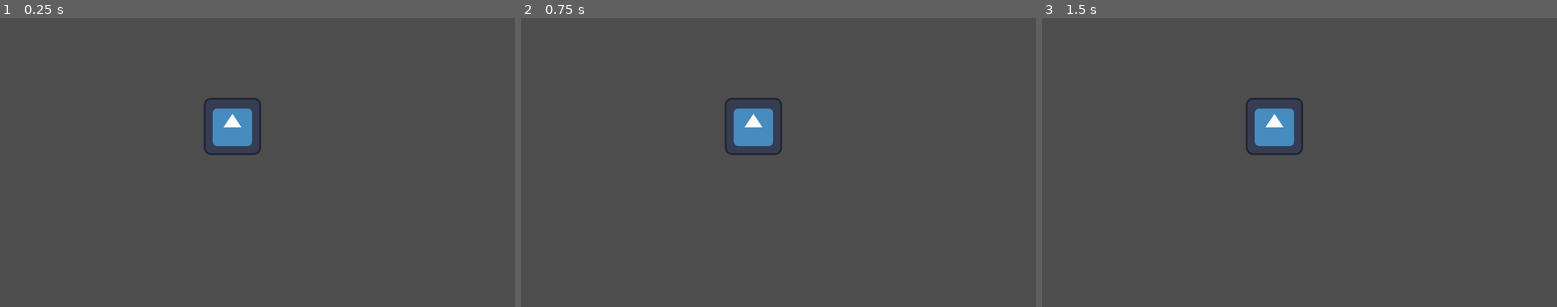
Above: before the commit, frames 1-3 (left to right).
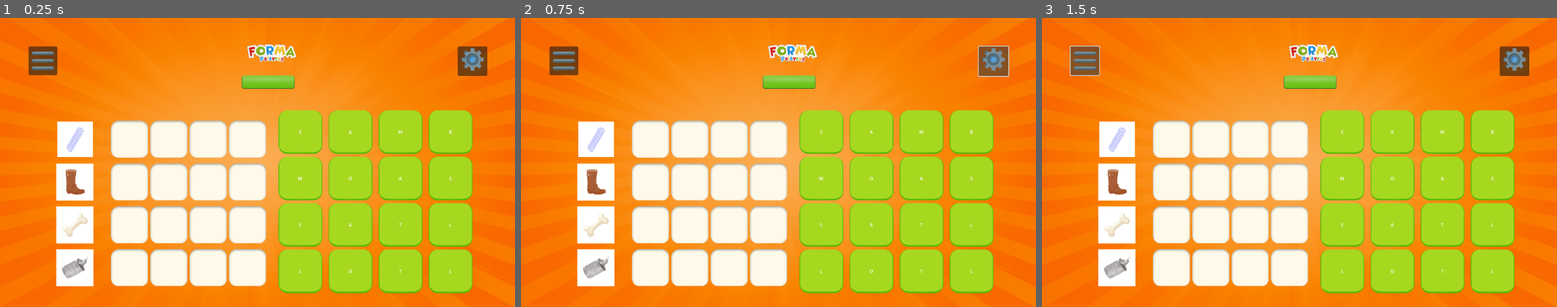
Above: after the commit, the same moments.

Repository: andersonritta/forma_palavra_1
Game: Godot game, scene res://scenes/game_scene.tscn
Two runs of this game, one before a commit and one after it. Both use one fixed random seed, a clock stepped at 60 frames per second and the inputs below. This scene is started directly instead of the project's main scene. The engine's default icon, where the game draws it, is replaced by a stand-in: a white triangle on a blue panel in a dark square.
Inputs (mouse positions are in pixels of both pictures, inside the frame that each line leads up to):
- Up to frame 1 (0.25 s): no input
- Up to frame 2 (0.75 s): click (994, 61) at 0.52 s
- Up to frame 3 (1.5 s): click (1083, 61) at 1.27 s

The runs differ from the first frame. In frame 1, 100% of the frame differs, in the area x 0-100%, y 0-100%; in frame 2, 100%; in frame 3, 100%.

Commit message:
feat: adicionando game scene

Diff:
--- /dev/null
+++ b/credits.tscn
@@ -0,0 +1,3 @@
+[gd_scene format=3 uid="uid://bhxbev57fkinn"]
+
+[node name="Credits" type="CanvasLayer"]
--- a/project.godot
+++ b/project.godot
@@ -15,6 +15,10 @@
 config/features=PackedStringArray("4.3", "Mobile")
 config/icon="res://icon.svg"
 
+[autoload]
+
+Credits="*res://credits.tscn"
+
 [rendering]
 
 renderer/rendering_method="mobile"
--- /dev/null
+++ b/scenes/game_scene.gd
@@ -0,0 +1,100 @@
+extends Node2D
+
+# Lista de palavras e imagens
+var palavras = [
+	{"imagem": "res://assets/imgs/cards/imagem_bala.webp", "palavra": "BALA"},
+	{"imagem": "res://assets/imgs/cards/imagem_boca.webp", "palavra": "BOCA"},
+	{"imagem": "res://assets/imgs/cards/imagem_bola.webp", "palavra": "BOLA"},
+	{"imagem": "res://assets/imgs/cards/imagem_bolo.webp", "palavra": "BOLO"},
+	{"imagem": "res://assets/imgs/cards/imagem_bone.webp", "palavra": "BONE"},
+	{"imagem": "res://assets/imgs/cards/imagem_bota.webp", "palavra": "BOTA"},
+	{"imagem": "res://assets/imgs/cards/imagem_casa.webp", "palavra": "CASA"},
+	{"imagem": "res://assets/imgs/cards/imagem_copo.webp", "palavra": "COPO"},
+	{"imagem": "res://assets/imgs/cards/imagem_dado.webp", "palavra": "DADO"},
+	{"imagem": "res://assets/imgs/cards/imagem_faca.webp", "palavra": "FACA"},
+	{"imagem": "res://assets/imgs/cards/imagem_foca.webp", "palavra": "FOCA"},
+	{"imagem": "res://assets/imgs/cards/imagem_fogo.webp", "palavra": "FOGO"},
+	{"imagem": "res://assets/imgs/cards/imagem_lata.webp", "palavra": "LATA"},
+	{"imagem": "res://assets/imgs/cards/imagem_leao.webp", "palavra": "LEÃO"},
+	{"imagem": "res://assets/imgs/cards/imagem_lixo.webp", "palavra": "LIXO"},
+	{"imagem": "res://assets/imgs/cards/imagem_lobo.webp", "palavra": "LOBO"},
+	{"imagem": "res://assets/imgs/cards/imagem_luva.webp", "palavra": "LUVA"},
+	{"imagem": "res://assets/imgs/cards/imagem_mala.webp", "palavra": "MALA"},
+	{"imagem": "res://assets/imgs/cards/imagem_meia.webp", "palavra": "MEIA"},
+	{"imagem": "res://assets/imgs/cards/imagem_mola.webp", "palavra": "MOLA"},
+	{"imagem": "res://assets/imgs/cards/imagem_olho.webp", "palavra": "OLHO"},
+	{"imagem": "res://assets/imgs/cards/imagem_osso.webp", "palavra": "OSSO"},
+	{"imagem": "res://assets/imgs/cards/imagem_pato.webp", "palavra": "PATO"},
+	{"imagem": "res://assets/imgs/cards/imagem_pipa.webp", "palavra": "PIPA"},
+	{"imagem": "res://assets/imgs/cards/imagem_roda.webp", "palavra": "RODA"},
+	{"imagem": "res://assets/imgs/cards/imagem_sapo.webp", "palavra": "SAPO"},
+	{"imagem": "res://assets/imgs/cards/imagem_urso.webp", "palavra": "URSO"},
+	{"imagem": "res://assets/imgs/cards/imagem_vaca.webp", "palavra": "VACA"}
+]
+
+# Função para carregar as imagens aleatórias
+func carregar_imagens():
+	palavras.shuffle()  # Embaralha as palavras
+	var selecionadas = palavras.slice(0, 4)  # Pega as 4 primeiras palavras
+
+	for i in range(4):
+		# Acessa o nó FrameImagem correspondente dinamicamente
+		var imagem_node = $Frames_Vazios/VBoxContainer.get_node("FrameImagem" + str(i + 1))
+		imagem_node.texture = load(selecionadas[i]["imagem"])  # Atribui a textura da imagem
+
+	# Exibe as letras correspondentes no GridContainer
+	#mostrar_letras(selecionadas)
+	embaralha(selecionadas)
+
+# Função para exibir as letras no GridContainer
+func mostrar_letras(selecionadas):
+	# Cria uma lista de letras, mantendo a ordem das palavras
+	var letras = []
+	for selecionada in selecionadas:
+		letras.append_array(selecionada["palavra"].split(""))  # Adiciona as letras da palavra na lista
+
+	# Exibe as letras nos 16 espaços do GridContainer
+	var grid = $Frames_Vazios/GridContainer  # Acessa o GridContainer
+	for i in range(16):
+		# Acessa o nó FrameVazio correspondente dinamicamente
+		var frame_vazio = grid.get_node("FrameVazio" + str(i + 1))
+
+		var label = frame_vazio.get_node("Label")
+
+
+		# Verifica se há letras suficientes e atribui
+		if i < len(letras):
+			label.text = letras[i]  # Define a letra na célula
+		else:
+			label.text = ""  # Deixa a célula vazia se não houver mais letras
+
+# Função para exibir as letras no GridContainer de forma embaralhada
+func embaralha(selecionadas):
+	# Cria uma lista de letras das palavras selecionadas
+	var letras = []
+	for selecionada in selecionadas:
+		letras.append_array(selecionada["palavra"].split(""))  # Adiciona as letras das palavras
+
+	# Duplica as letras (para criar as palavras do jogo, por exemplo, "BALA" e "BALA")
+	var letras_duplicadas = letras.duplicate()  # Duplicando a lista de letras
+
+	# Junta as duas listas de letras
+	letras.append_array(letras_duplicadas)
+
+	# Embaralha as letras para garantir aleatoriedade
+	letras.shuffle()
+
+	# Exibe as letras nos 16 espaços do GridContainer
+	var gridLetras = $Frame_Letras
+	for i in range(16):
+		# Acessa o nó FrameVazio correspondente dinamicamente
+		var frame_letras = gridLetras.get_node("FrameLetras" + str(i + 1))
+		var labelLetras = frame_letras.get_node("Label")
+
+		# Atribui a letra embaralhada na célula
+		labelLetras.text = letras[i]
+
+
+# Called when the node enters the scene tree for the first time.
+func _ready():
+	carregar_imagens() # Replace with function body.
--- a/scenes/game_scene.tscn
+++ b/scenes/game_scene.tscn
@@ -1,9 +1,515 @@
-[gd_scene load_steps=2 format=3 uid="uid://b7akqcijvkw80"]
-
-[ext_resource type="Texture2D" uid="uid://c1ygl5vhjt3lb" path="res://icon.svg" id="1_qqih4"]
+[gd_scene load_steps=10 format=3 uid="uid://b7akqcijvkw80"]
+
+[ext_resource type="Script" path="res://scenes/game_scene.gd" id="1_31ni2"]
+[ext_resource type="Texture2D" uid="uid://bki64fd1mu58" path="res://assets/imgs/background_orange.webp" id="1_iayp4"]
+[ext_resource type="Texture2D" uid="uid://b0007kcxpxclw" path="res://assets/imgs/Logo.svg" id="2_jrhm7"]
+[ext_resource type="Texture2D" uid="uid://bg0lg6qy27uu" path="res://assets/imgs/bot_o_fase.webp" id="3_f8334"]
+[ext_resource type="Texture2D" uid="uid://cvoo35s7wqo7r" path="res://assets/icons/icon_config.svg" id="3_vbxr4"]
+[ext_resource type="Texture2D" uid="uid://tmycs8yay5iu" path="res://assets/icons/icon_menu.svg" id="4_1vvuf"]
+[ext_resource type="Texture2D" uid="uid://d4xdkcr6i1h6" path="res://assets/imgs/frame_imagem.webp" id="6_336h7"]
+[ext_resource type="Texture2D" uid="uid://c7uyydlakmi53" path="res://assets/imgs/frame_vazio.webp" id="7_yj44g"]
+[ext_resource type="Texture2D" uid="uid://r50irbsavmue" path="res://assets/imgs/frame_letras.webp" id="8_c72xn"]
 
 [node name="Game Scene" type="Node2D"]
-
-[node name="Icon" type="Sprite2D" parent="."]
-position = Vector2(520, 243)
-texture = ExtResource("1_qqih4")
+script = ExtResource("1_31ni2")
+
+[node name="BackgroundOrange" type="Sprite2D" parent="."]
+position = Vector2(576, 324)
+scale = Vector2(0.6, 0.6)
+texture = ExtResource("1_iayp4")
+
+[node name="Logo" type="Sprite2D" parent="BackgroundOrange"]
+position = Vector2(53.3334, -406.667)
+scale = Vector2(0.132862, 0.132862)
+texture = ExtResource("2_jrhm7")
+
+[node name="BotOFase" type="Sprite2D" parent="BackgroundOrange"]
+position = Vector2(40, -300)
+texture = ExtResource("3_f8334")
+
+[node name="Credits" type="Button" parent="."]
+offset_left = 1024.0
+offset_top = 64.0
+offset_right = 1090.0
+offset_bottom = 130.0
+icon = ExtResource("3_vbxr4")
+icon_alignment = 1
+
+[node name="Options" type="Button" parent="."]
+offset_left = 64.0
+offset_top = 64.0
+offset_right = 128.0
+offset_bottom = 128.0
+icon = ExtResource("4_1vvuf")
+icon_alignment = 1
+
+[node name="Frames_Vazios" type="HBoxContainer" parent="."]
+offset_left = 104.0
+offset_top = 224.0
+offset_right = 600.0
+offset_bottom = 614.0
+
+[node name="VBoxContainer" type="VBoxContainer" parent="Frames_Vazios"]
+custom_minimum_size = Vector2(10, 10)
+layout_mode = 2
+
+[node name="FrameImagem1" type="Sprite2D" parent="Frames_Vazios/VBoxContainer"]
+position = Vector2(64, 48)
+scale = Vector2(0.533333, 0.533333)
+texture = ExtResource("6_336h7")
+
+[node name="FrameImagem2" type="Sprite2D" parent="Frames_Vazios/VBoxContainer"]
+position = Vector2(64, 144)
+scale = Vector2(0.553333, 0.553333)
+texture = ExtResource("6_336h7")
+
+[node name="FrameImagem3" type="Sprite2D" parent="Frames_Vazios/VBoxContainer"]
+position = Vector2(64, 240)
+scale = Vector2(0.553333, 0.553333)
+texture = ExtResource("6_336h7")
+
+[node name="FrameImagem4" type="Sprite2D" parent="Frames_Vazios/VBoxContainer"]
+position = Vector2(64, 336)
+scale = Vector2(0.553333, 0.553333)
+texture = ExtResource("6_336h7")
+
+[node name="GridContainer" type="GridContainer" parent="Frames_Vazios"]
+layout_mode = 2
+
+[node name="FrameVazio1" type="Sprite2D" parent="Frames_Vazios/GridContainer"]
+position = Vector2(172, 48)
+scale = Vector2(0.553333, 0.553333)
+texture = ExtResource("7_yj44g")
+
+[node name="Label" type="Label" parent="Frames_Vazios/GridContainer/FrameVazio1"]
+offset_left = -76.0
+offset_top = -72.0
+offset_right = 69.0
+offset_bottom = 72.0
+theme_override_colors/font_color = Color(0, 0, 0, 1)
+horizontal_alignment = 1
+vertical_alignment = 1
+
+[node name="FrameVazio2" type="Sprite2D" parent="Frames_Vazios/GridContainer"]
+position = Vector2(260, 48)
+scale = Vector2(0.553333, 0.553333)
+texture = ExtResource("7_yj44g")
+
+[node name="Label" type="Label" parent="Frames_Vazios/GridContainer/FrameVazio2"]
+offset_left = -76.0
+offset_top = -72.0
+offset_right = 69.0
+offset_bottom = 72.0
+theme_override_colors/font_color = Color(0, 0, 0, 1)
+horizontal_alignment = 1
+vertical_alignment = 1
+
+[node name="FrameVazio3" type="Sprite2D" parent="Frames_Vazios/GridContainer"]
+position = Vector2(348, 48)
+scale = Vector2(0.553333, 0.553333)
+texture = ExtResource("7_yj44g")
+
+[node name="Label" type="Label" parent="Frames_Vazios/GridContainer/FrameVazio3"]
+offset_left = -76.0
+offset_top = -72.0
+offset_right = 69.0
+offset_bottom = 72.0
+theme_override_colors/font_color = Color(0, 0, 0, 1)
+horizontal_alignment = 1
+vertical_alignment = 1
+
+[node name="FrameVazio4" type="Sprite2D" parent="Frames_Vazios/GridContainer"]
+position = Vector2(436, 48)
+scale = Vector2(0.553333, 0.553333)
+texture = ExtResource("7_yj44g")
+
+[node name="Label" type="Label" parent="Frames_Vazios/GridContainer/FrameVazio4"]
+offset_left = -76.0
+offset_top = -72.0
+offset_right = 69.0
+offset_bottom = 72.0
+theme_override_colors/font_color = Color(0, 0, 0, 1)
+horizontal_alignment = 1
+vertical_alignment = 1
+
+[node name="FrameVazio5" type="Sprite2D" parent="Frames_Vazios/GridContainer"]
+position = Vector2(172, 144)
+scale = Vector2(0.553333, 0.553333)
+texture = ExtResource("7_yj44g")
+
+[node name="Label" type="Label" parent="Frames_Vazios/GridContainer/FrameVazio5"]
+offset_left = -76.0
+offset_top = -72.0
+offset_right = 69.0
+offset_bottom = 72.0
+theme_override_colors/font_color = Color(0, 0, 0, 1)
+horizontal_alignment = 1
+vertical_alignment = 1
+
+[node name="FrameVazio6" type="Sprite2D" parent="Frames_Vazios/GridContainer"]
+position = Vector2(260, 144)
+scale = Vector2(0.553333, 0.553333)
+texture = ExtResource("7_yj44g")
+
+[node name="Label" type="Label" parent="Frames_Vazios/GridContainer/FrameVazio6"]
+offset_left = -76.0
+offset_top = -72.0
+offset_right = 69.0
+offset_bottom = 72.0
+theme_override_colors/font_color = Color(0, 0, 0, 1)
+horizontal_alignment = 1
+vertical_alignment = 1
+
+[node name="FrameVazio7" type="Sprite2D" parent="Frames_Vazios/GridContainer"]
+position = Vector2(348, 144)
+scale = Vector2(0.553333, 0.553333)
+texture = ExtResource("7_yj44g")
+
+[node name="Label" type="Label" parent="Frames_Vazios/GridContainer/FrameVazio7"]
+offset_left = -76.0
+offset_top = -72.0
+offset_right = 69.0
+offset_bottom = 72.0
+theme_override_colors/font_color = Color(0, 0, 0, 1)
+horizontal_alignment = 1
+vertical_alignment = 1
+
+[node name="FrameVazio8" type="Sprite2D" parent="Frames_Vazios/GridContainer"]
+position = Vector2(436, 144)
+scale = Vector2(0.553333, 0.553333)
+texture = ExtResource("7_yj44g")
+
+[node name="Label" type="Label" parent="Frames_Vazios/GridContainer/FrameVazio8"]
+offset_left = -76.0
+offset_top = -72.0
+offset_right = 69.0
+offset_bottom = 72.0
+theme_override_colors/font_color = Color(0, 0, 0, 1)
+horizontal_alignment = 1
+vertical_alignment = 1
+
+[node name="FrameVazio9" type="Sprite2D" parent="Frames_Vazios/GridContainer"]
+position = Vector2(172, 240)
+scale = Vector2(0.553333, 0.553333)
+texture = ExtResource("7_yj44g")
+
+[node name="Label" type="Label" parent="Frames_Vazios/GridContainer/FrameVazio9"]
+offset_left = -76.0
+offset_top = -72.0
+offset_right = 69.0
+offset_bottom = 72.0
+theme_override_colors/font_color = Color(0, 0, 0, 1)
+horizontal_alignment = 1
+vertical_alignment = 1
+
+[node name="FrameVazio10" type="Sprite2D" parent="Frames_Vazios/GridContainer"]
+position = Vector2(260, 240)
+scale = Vector2(0.553333, 0.553333)
+texture = ExtResource("7_yj44g")
+
+[node name="Label" type="Label" parent="Frames_Vazios/GridContainer/FrameVazio10"]
+offset_left = -76.0
+offset_top = -72.0
+offset_right = 69.0
+offset_bottom = 72.0
+theme_override_colors/font_color = Color(0, 0, 0, 1)
+horizontal_alignment = 1
+vertical_alignment = 1
+
+[node name="FrameVazio11" type="Sprite2D" parent="Frames_Vazios/GridContainer"]
+position = Vector2(348, 240)
+scale = Vector2(0.553333, 0.553333)
+texture = ExtResource("7_yj44g")
+
+[node name="Label" type="Label" parent="Frames_Vazios/GridContainer/FrameVazio11"]
+offset_left = -76.0
+offset_top = -72.0
+offset_right = 69.0
+offset_bottom = 72.0
+theme_override_colors/font_color = Color(0, 0, 0, 1)
+horizontal_alignment = 1
+vertical_alignment = 1
+
+[node name="FrameVazio12" type="Sprite2D" parent="Frames_Vazios/GridContainer"]
+position = Vector2(436, 240)
+scale = Vector2(0.553333, 0.553333)
+texture = ExtResource("7_yj44g")
+
+[node name="Label" type="Label" parent="Frames_Vazios/GridContainer/FrameVazio12"]
+offset_left = -76.0
+offset_top = -72.0
+offset_right = 69.0
+offset_bottom = 72.0
+theme_override_colors/font_color = Color(0, 0, 0, 1)
+horizontal_alignment = 1
+vertical_alignment = 1
+
+[node name="FrameVazio13" type="Sprite2D" parent="Frames_Vazios/GridContainer"]
+position = Vector2(172, 336)
+scale = Vector2(0.553333, 0.553333)
+texture = ExtResource("7_yj44g")
+
+[node name="Label" type="Label" parent="Frames_Vazios/GridContainer/FrameVazio13"]
+offset_left = -76.0
+offset_top = -72.0
+offset_right = 69.0
+offset_bottom = 72.0
+theme_override_colors/font_color = Color(0, 0, 0, 1)
+horizontal_alignment = 1
+vertical_alignment = 1
+
+[node name="FrameVazio14" type="Sprite2D" parent="Frames_Vazios/GridContainer"]
+position = Vector2(260, 336)
+scale = Vector2(0.553333, 0.553333)
+texture = ExtResource("7_yj44g")
+
+[node name="Label" type="Label" parent="Frames_Vazios/GridContainer/FrameVazio14"]
+offset_left = -76.0
+offset_top = -72.0
+offset_right = 69.0
+offset_bottom = 72.0
+theme_override_colors/font_color = Color(0, 0, 0, 1)
+horizontal_alignment = 1
+vertical_alignment = 1
+
+[node name="FrameVazio15" type="Sprite2D" parent="Frames_Vazios/GridContainer"]
+position = Vector2(348, 336)
+scale = Vector2(0.553333, 0.553333)
+texture = ExtResource("7_yj44g")
+
+[node name="Label" type="Label" parent="Frames_Vazios/GridContainer/FrameVazio15"]
+offset_left = -76.0
+offset_top = -72.0
+offset_right = 69.0
+offset_bottom = 72.0
+theme_override_colors/font_color = Color(0, 0, 0, 1)
+horizontal_alignment = 1
+vertical_alignment = 1
+
+[node name="FrameVazio16" type="Sprite2D" parent="Frames_Vazios/GridContainer"]
+position = Vector2(436, 336)
+scale = Vector2(0.553333, 0.553333)
+texture = ExtResource("7_yj44g")
+
+[node name="Label" type="Label" parent="Frames_Vazios/GridContainer/FrameVazio16"]
+offset_left = -76.0
+offset_top = -72.0
+offset_right = 69.0
+offset_bottom = 72.0
+theme_override_colors/font_color = Color(0, 0, 0, 1)
+horizontal_alignment = 1
+vertical_alignment = 1
+
+[node name="Frame_Letras" type="GridContainer" parent="."]
+offset_left = 608.0
+offset_top = 200.0
+offset_right = 1072.0
+offset_bottom = 624.0
+
+[node name="FrameLetras1" type="Sprite2D" parent="Frame_Letras"]
+position = Vector2(64, 56)
+scale = Vector2(0.65, 0.65)
+texture = ExtResource("8_c72xn")
+
+[node name="Label" type="Label" parent="Frame_Letras/FrameLetras1"]
+offset_left = -74.0
+offset_top = -74.0
+offset_right = 74.0
+offset_bottom = 74.0
+horizontal_alignment = 1
+vertical_alignment = 1
+
+[node name="FrameLetras2" type="Sprite2D" parent="Frame_Letras"]
+position = Vector2(176, 56)
+scale = Vector2(0.65, 0.65)
+texture = ExtResource("8_c72xn")
+
+[node name="Label" type="Label" parent="Frame_Letras/FrameLetras2"]
+offset_left = -74.0
+offset_top = -74.0
+offset_right = 74.0
+offset_bottom = 74.0
+horizontal_alignment = 1
+vertical_alignment = 1
+
+[node name="FrameLetras3" type="Sprite2D" parent="Frame_Letras"]
+position = Vector2(288, 56)
+scale = Vector2(0.65, 0.65)
+texture = ExtResource("8_c72xn")
+
+[node name="Label" type="Label" parent="Frame_Letras/FrameLetras3"]
+offset_left = -74.0
+offset_top = -74.0
+offset_right = 74.0
+offset_bottom = 74.0
+horizontal_alignment = 1
+vertical_alignment = 1
+
+[node name="FrameLetras4" type="Sprite2D" parent="Frame_Letras"]
+position = Vector2(400, 56)
+scale = Vector2(0.65, 0.65)
+texture = ExtResource("8_c72xn")
+
+[node name="Label" type="Label" parent="Frame_Letras/FrameLetras4"]
+offset_left = -74.0
+offset_top = -74.0
+offset_right = 74.0
+offset_bottom = 74.0
+horizontal_alignment = 1
+vertical_alignment = 1
+
+[node name="FrameLetras5" type="Sprite2D" parent="Frame_Letras"]
+position = Vector2(63.9999, 160)
+scale = Vector2(0.65, 0.65)
+texture = ExtResource("8_c72xn")
+
+[node name="Label" type="Label" parent="Frame_Letras/FrameLetras5"]
+offset_left = -74.0
+offset_top = -74.0
+offset_right = 74.0
+offset_bottom = 74.0
+horizontal_alignment = 1
+vertical_alignment = 1
+
+[node name="FrameLetras6" type="Sprite2D" parent="Frame_Letras"]
+position = Vector2(176, 160)
+scale = Vector2(0.65, 0.65)
+texture = ExtResource("8_c72xn")
+
+[node name="Label" type="Label" parent="Frame_Letras/FrameLetras6"]
+offset_left = -74.0
+offset_top = -74.0
+offset_right = 74.0
+offset_bottom = 74.0
+horizontal_alignment = 1
+vertical_alignment = 1
+
+[node name="FrameLetras7" type="Sprite2D" parent="Frame_Letras"]
+position = Vector2(288, 160)
+scale = Vector2(0.65, 0.65)
+texture = ExtResource("8_c72xn")
+
+[node name="Label" type="Label" parent="Frame_Letras/FrameLetras7"]
+offset_left = -74.0
+offset_top = -74.0
+offset_right = 74.0
+offset_bottom = 74.0
+horizontal_alignment = 1
+vertical_alignment = 1
+
+[node name="FrameLetras8" type="Sprite2D" parent="Frame_Letras"]
+position = Vector2(400, 160)
+scale = Vector2(0.65, 0.65)
+texture = ExtResource("8_c72xn")
+
+[node name="Label" type="Label" parent="Frame_Letras/FrameLetras8"]
+offset_left = -74.0
+offset_top = -74.0
+offset_right = 74.0
+offset_bottom = 74.0
+horizontal_alignment = 1
+vertical_alignment = 1
+
+[node name="FrameLetras9" type="Sprite2D" parent="Frame_Letras"]
+position = Vector2(64, 264)
+scale = Vector2(0.65, 0.65)
+texture = ExtResource("8_c72xn")
+
+[node name="Label" type="Label" parent="Frame_Letras/FrameLetras9"]
+offset_left = -74.0
+offset_top = -74.0
+offset_right = 74.0
+offset_bottom = 74.0
+horizontal_alignment = 1
+vertical_alignment = 1
+
+[node name="FrameLetras10" type="Sprite2D" parent="Frame_Letras"]
+position = Vector2(176, 264)
+scale = Vector2(0.65, 0.65)
+texture = ExtResource("8_c72xn")
+
+[node name="Label" type="Label" parent="Frame_Letras/FrameLetras10"]
+offset_left = -74.0
+offset_top = -74.0
+offset_right = 74.0
+offset_bottom = 74.0
+horizontal_alignment = 1
+vertical_alignment = 1
+
+[node name="FrameLetras11" type="Sprite2D" parent="Frame_Letras"]
+position = Vector2(288, 264)
+scale = Vector2(0.65, 0.65)
+texture = ExtResource("8_c72xn")
+
+[node name="Label" type="Label" parent="Frame_Letras/FrameLetras11"]
+offset_left = -74.0
+offset_top = -74.0
+offset_right = 74.0
+offset_bottom = 74.0
+horizontal_alignment = 1
+vertical_alignment = 1
+
+[node name="FrameLetras12" type="Sprite2D" parent="Frame_Letras"]
+position = Vector2(400, 264)
+scale = Vector2(0.65, 0.65)
+texture = ExtResource("8_c72xn")
+
+[node name="Label" type="Label" parent="Frame_Letras/FrameLetras12"]
+offset_left = -74.0
+offset_top = -74.0
+offset_right = 74.0
+offset_bottom = 74.0
+horizontal_alignment = 1
+vertical_alignment = 1
+
+[node name="FrameLetras13" type="Sprite2D" parent="Frame_Letras"]
+position = Vector2(64, 368)
+scale = Vector2(0.65, 0.65)
+texture = ExtResource("8_c72xn")
+
+[node name="Label" type="Label" parent="Frame_Letras/FrameLetras13"]
+offset_left = -74.0
+offset_top = -74.0
+offset_right = 74.0
+offset_bottom = 74.0
+horizontal_alignment = 1
+vertical_alignment = 1
+
+[node name="FrameLetras14" type="Sprite2D" parent="Frame_Letras"]
+position = Vector2(176, 368)
+scale = Vector2(0.65, 0.65)
+texture = ExtResource("8_c72xn")
+
+[node name="Label" type="Label" parent="Frame_Letras/FrameLetras14"]
+offset_left = -74.0
+offset_top = -74.0
+offset_right = 74.0
+offset_bottom = 74.0
+horizontal_alignment = 1
+vertical_alignment = 1
+
+[node name="FrameLetras15" type="Sprite2D" parent="Frame_Letras"]
+position = Vector2(288, 368)
+scale = Vector2(0.65, 0.65)
+texture = ExtResource("8_c72xn")
+
+[node name="Label" type="Label" parent="Frame_Letras/FrameLetras15"]
+offset_left = -74.0
+offset_top = -74.0
+offset_right = 74.0
+offset_bottom = 74.0
+horizontal_alignment = 1
+vertical_alignment = 1
+
+[node name="FrameLetras16" type="Sprite2D" parent="Frame_Letras"]
+position = Vector2(400, 368)
+scale = Vector2(0.65, 0.65)
+texture = ExtResource("8_c72xn")
+
+[node name="Label" type="Label" parent="Frame_Letras/FrameLetras16"]
+offset_left = -74.0
+offset_top = -74.0
+offset_right = 74.0
+offset_bottom = 74.0
+horizontal_alignment = 1
+vertical_alignment = 1
--- a/scenes/main_menu.tscn
+++ b/scenes/main_menu.tscn
@@ -17,8 +17,8 @@
 offset_bottom = 648.0
 
 [node name="BG" type="Sprite2D" parent="Control"]
-position = Vector2(576.375, 325.75)
-scale = Vector2(0.600391, 0.603241)
+position = Vector2(576.375, 324)
+scale = Vector2(0.600391, 0.6)
 texture = ExtResource("1_7mxh6")
 
 [node name="Logo" type="Sprite2D" parent="Control"]
@@ -40,9 +40,10 @@
 layout_mode = 0
 offset_left = 64.0
 offset_top = 64.0
-offset_right = 128.0
-offset_bottom = 128.0
+offset_right = 122.0
+offset_bottom = 122.0
 icon = ExtResource("3_8eq0a")
+flat = true
 icon_alignment = 1
 
 [node name="Credits" type="Button" parent="Control"]
@@ -52,6 +53,7 @@
 offset_right = 1090.0
 offset_bottom = 130.0
 icon = ExtResource("4_w4krw")
+flat = true
 icon_alignment = 1
 
 [connection signal="pressed" from="Control/Play" to="." method="_on_play_pressed"]
Not shown, added: assets/imgs/bot_o_fase.webp.import
Not shown, added: assets/imgs/bot_o_menu.webp.import
Not shown, added: assets/imgs/botao_idioma.webp.import
Not shown, added: assets/imgs/frame_imagem.webp.import
Not shown, added: assets/imgs/frame_letras.webp.import
Not shown, added: assets/imgs/frame_vazio.webp.import
Not shown, added: assets/imgs/popup_menu_jogo (1).webp.import
Not shown, added: assets/imgs/popup_menu_jogo.webp.import
